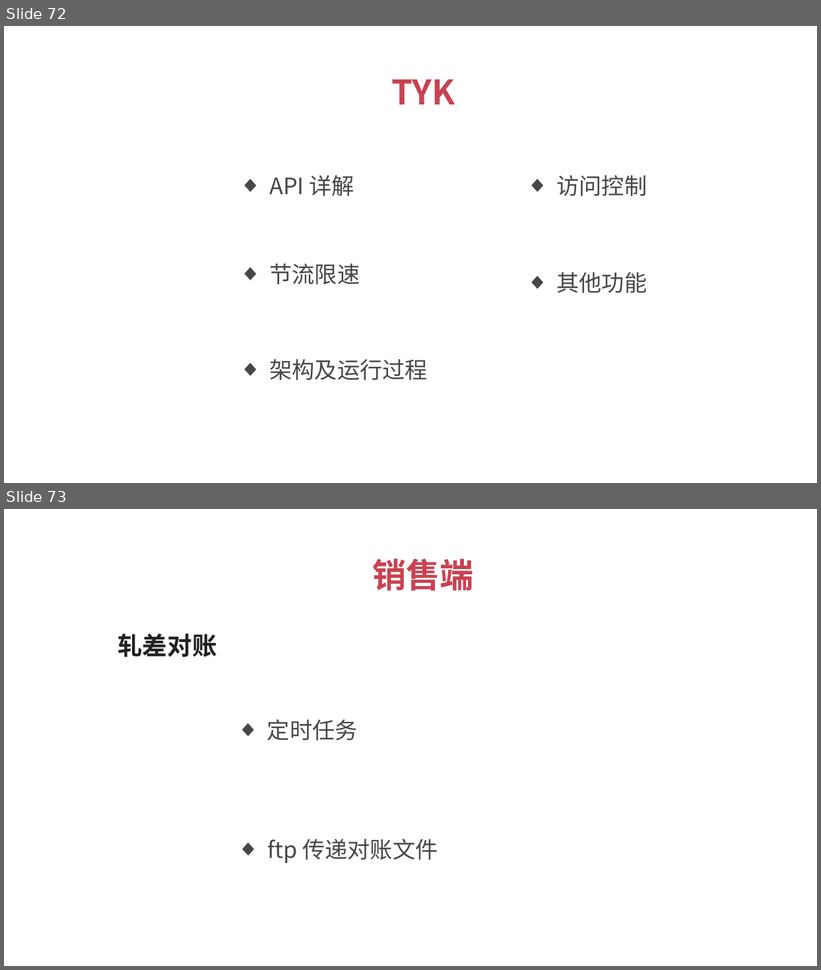
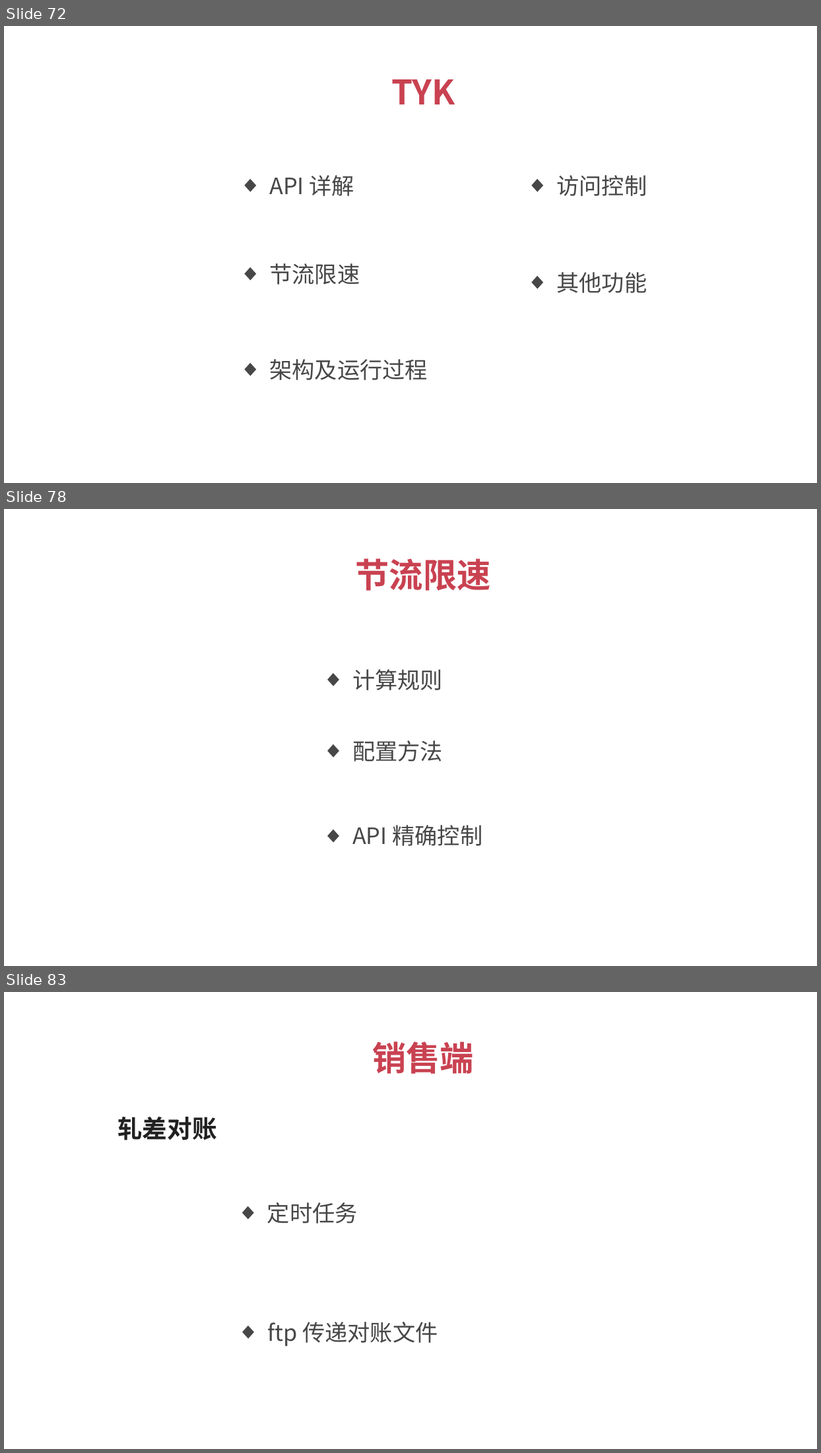
Before and after one commit to 1329555958/financial, a slide deck: 理财平台.pptx. Shown one above the other, each under a label of ours: slides 72 and 73 before the commit, slides 72, 78 and 83 after it; the slides between them are not shown. The pictures are 821x970 and 821x1453 pixels, drawn with LibreOffice and Linux fonts; fonts in the diff are those of the drawing. Boxes give left, top, right and bottom in pixels: in the first picture for what was removed or moved away, otherwise in the second. Text is boxed around its words. In the diff, an @@ line names an element or a change of style, - is before the commit and + after.

```diff
--- a/理财平台.pptx
+++ b/理财平台.pptx
@@ slide 78 added at [4, 509, 817, 966], background #FFFFFF @@
@@ text added at [356, 559, 491, 591], 30 pt, text #C94251, bold @@
+节流限速
@@ text added at [352, 669, 443, 691], 20 pt, text #474747 @@
+  ◆ 计算规则
@@ text added at [352, 741, 443, 762], 20 pt, text #474747 @@
+  ◆ 配置方法
@@ text added at [352, 825, 482, 846], 20 pt, text #474747 @@
+  ◆ API 精确控制
@@ what was slide 73 is now slide 83 @@
```
Also in this commit, not shown: 9 other slides added, 2 other files.
